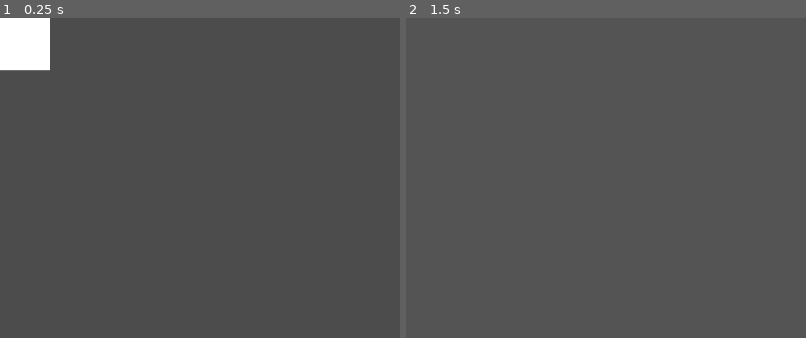
Above: before the commit, frames 1-2 (left to right).
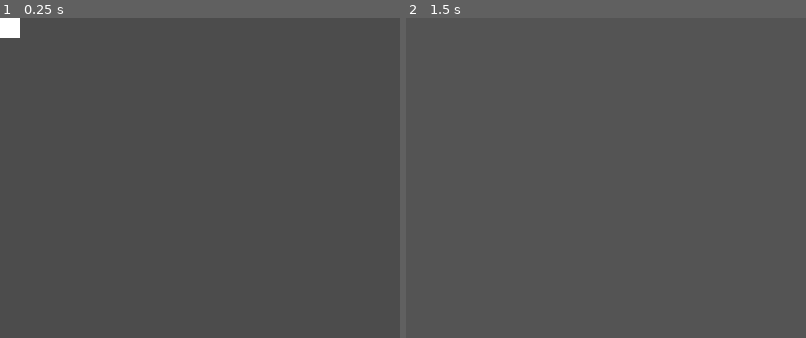
Above: after the commit, the same moments.

Repository: Idristhegr8/Kenshape_copy_test
Game: Godot game, scene res://Drawing_board.tscn
Same seed, same stepped clock (60 frames per second), same inputs: the game is played once before the commit and once after it.
Inputs (mouse positions are % of the whole screen's width and height, from its top left):
- Up to frame 1 (0.25 s): no input
- Up to frame 2 (1.5 s): tap Enter (ui_accept) at 0.5, 0.77, 1.25 s; move the mouse to (72, 33) at 0.52 s; tap C (C) at 0.6 s; click (72, 33) at 0.67 s; tap D (D) at 0.8, 1.35 s; move the mouse to (30, 40) at 1.27 s; click (30, 40) at 1.42 s
The pictures show only the part of the screen within x 0-50%, y 0-50%; the shares and areas given below are measured in that part.
In our replay, the window is 800x468 before the commit and 640x640 after it. These sizes can differ from the game's own. Grey fills any space a smaller window leaves; there, only what the larger window draws over its background counts as a difference.

The runs differ from the first frame. In frame 1, 1.8% of the frame differs, in the area x 0-13%, y 0-17%; in frame 2, only the window size differs.

Commit message:
Zoom and Adjustable grid update
Can zoom and added the feature to change the grid size. (Should be the same in x and y)

Diff:
--- a/CameraGimbal.gd
+++ b/CameraGimbal.gd
@@ -20,8 +20,8 @@
 var zoom = 1.5
 
 func _unhandled_input(event):
-	if Input.get_mouse_mode() != Input.MOUSE_MODE_CAPTURED:
-		return
+#	if Input.get_mouse_mode() != Input.MOUSE_MODE_CAPTURED:
+#		return
 	if event.is_action_pressed("cam_zoom_in"):
 		zoom -= zoom_speed
 	if event.is_action_pressed("cam_zoom_out"):
--- a/Drawing_board.gd
+++ b/Drawing_board.gd
@@ -9,6 +9,19 @@
 
 var grid_pos: Vector2
 var can_draw: bool = true setget set_draw
+
+func _ready() -> void:
+	if Global.drawing_board.y - 10 != 0:
+		var extra_y: int = Global.drawing_board.y-10
+		for y in extra_y:
+			$UI.rect_size.y += 64
+			$Camera2D.zoom.y += 0.1
+
+	if Global.drawing_board.x - 10 != 0:
+		var extra_x: int = Global.drawing_board.x-10
+		for x in extra_x:
+			$UI.rect_size.x += 64
+			$Camera2D.zoom.x += 0.1
 
 # warning-ignore:unused_argument
 func _process(delta: float) -> void:
--- a/Drawing_board.tscn
+++ b/Drawing_board.tscn
@@ -25,7 +25,6 @@
 position = Vector2( 32, 32 )
 anchor_mode = 0
 current = true
-zoom = Vector2( 1, 0.96 )
 
 [node name="UI" type="Control" parent="."]
 pause_mode = 2
@@ -33,9 +32,8 @@
 anchor_bottom = 1.0
 margin_left = 32.0
 margin_top = 32.0
-margin_right = 1056.0
-margin_bottom = 608.0
-rect_min_size = Vector2( 1024, 0 )
+margin_right = 672.0
+margin_bottom = 672.0
 mouse_filter = 2
 script = ExtResource( 3 )
 __meta__ = {
--- a/Global.gd
+++ b/Global.gd
@@ -1,3 +1,4 @@
 extends Node
 
 var pixels: Array = []
+var drawing_board: Vector2 = Vector2(32, 32)
--- a/Spatial.gd
+++ b/Spatial.gd
@@ -7,7 +7,7 @@
 #		if x_pixels.has(pixel.x/64):
 #			add_b(-pixel.x, pixel.y)
 #		else:
-			add_b((pixel.x/64-9)*64, pixel.y, pixel.color, pixel.depth)
+			add_b((pixel.x/64-((Global.drawing_board.x/2)+1))*64, (pixel.y/64-((Global.drawing_board.y/2)-1))*64, pixel.color, pixel.depth)
 
 #		#symetry
 #		add_b(-pixel.x, pixel.y)
--- a/project.godot
+++ b/project.godot
@@ -27,6 +27,11 @@
 [autoload]
 
 Global="*res://Global.gd"
+
+[display]
+
+window/size/width=640
+window/size/height=640
 
 [input]
 
Not shown, added: export_presets.cfg
Not shown, changed: .DS_Store
Not shown, added: Kenshape_copy_test.app/Contents/Info.plist
Not shown, added: Kenshape_copy_test.app/Contents/MacOS/Kenshape_copy_test
Not shown, added: Kenshape_copy_test.app/Contents/PkgInfo
Not shown, added: Kenshape_copy_test.app/Contents/Resources/Kenshape_copy_test.pck
Not shown, added: Kenshape_copy_test.app/Contents/Resources/icon.icns
Not shown, added: Kenshape_copy_test.app/Contents/_CodeSignature/CodeResources
Not shown, added: Kenshape_copy_test.dmg
